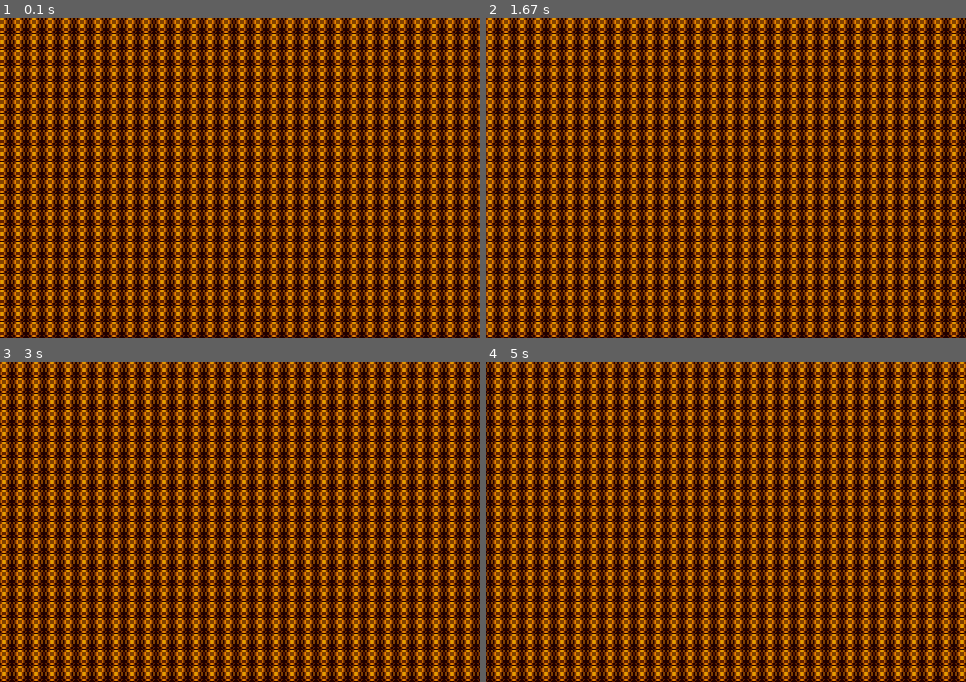
Above: before the commit, frames 1-4 (two rows, left to right).
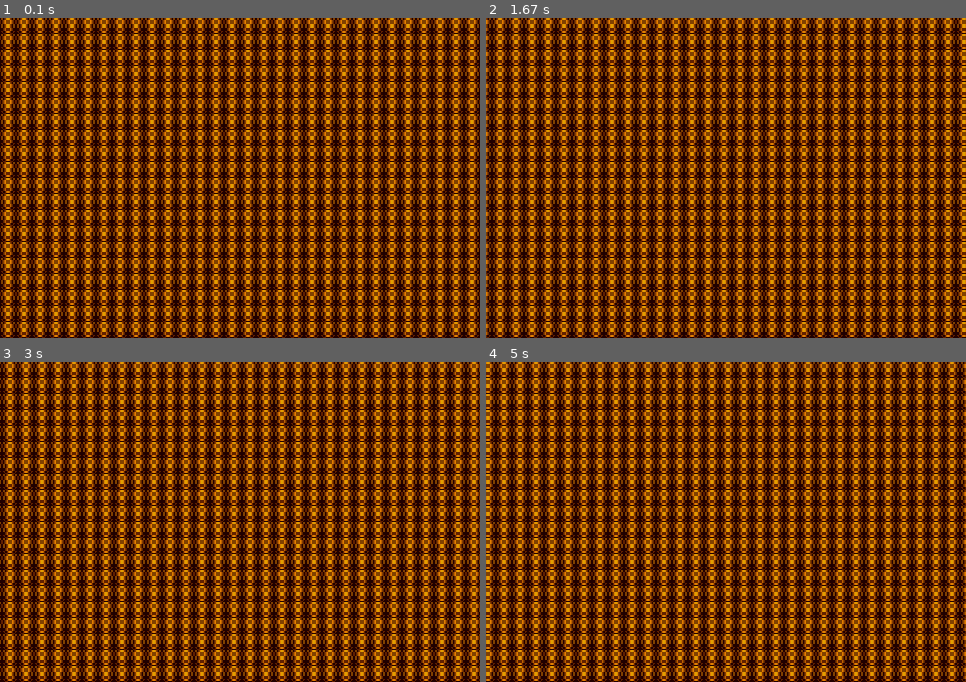
Above: after the commit, the same moments.

Repository: mannion007/pygame-platformer
Game: pygame game, started from game.py
The game is run twice, just before and just after one commit, with the same random seed, the same clock (stepped at 60 frames per second) and the same inputs. The source is Python 2; it was converted automatically to run under Python 3.
Inputs:
- Up to frame 1 (0.1 s): no input
- Up to frame 2 (1.67 s): hold D 0.33-0.8 s; hold D 0.83-1.3 s; hold A from 1.33 s (still down)
- Up to frame 3 (3 s): release A at 1.87 s; hold D 2.33-2.97 s
- Up to frame 4 (5 s): hold A 3-3.47 s; hold D 3.5-3.97 s; hold D 4-4.47 s

The runs differ from the first frame. In frame 1, 91% of the frame differs, in the area x 0-100%, y 0-100%; in frame 2, 91%; in frame 3, 91%; in frame 4, 91%.

Commit message:
Added scrolling controls, added generator function to get array slice of tiles to draw

Diff:
--- a/game.py
+++ b/game.py
@@ -4,39 +4,39 @@
 
 pygame.init()
 
-# Define some colors
-# Load assets
+###################
+### Load assets ###
+###################
 spriteSheet = pygame.image.load("assets/spritesheet.png")
 
-#Config vars
+########################
+### Config Constants ###
+########################
 spriteSheetWidth = 320
 spriteSheetHeight = 272
 screenWidth = 480
 screenHeight = 320
 tileSize = 16
-
 levelWidth = 4800
-
-# for now assume level is horizontal only
 levelHeight = screenHeight
 
+##################
+### Setup game ###
+##################
+screen = pygame.display.set_mode([screenWidth, screenHeight])
+pygame.display.set_caption("My Lovely Game")
+clock = pygame.time.Clock()
+
+###############
+## Variables ##
+###############
+done = False
 pixelsScrolled = 0
 levelPosition = 0
 
-size = (screenWidth, screenHeight)
-
-# build the 2D numpy tile list - Todo, make this pull in a non random array
-tiles = np.ones((levelHeight/tileSize, levelWidth/tileSize), dtype=np.int)
-
-# Game setup
-screen = pygame.display.set_mode(size)
-pygame.display.set_caption("My Lovely Game")
-
-# Loop until the user clicks the close button.
-done = False
-clock = pygame.time.Clock()
-
-# get a tile from the spritesheet by number
+###############
+## Functions ##
+###############
 def getTile(tileNumber):
     row = tileNumber / (spriteSheetWidth/tileSize)
     column = tileNumber % (spriteSheetWidth/tileSize)
@@ -44,46 +44,48 @@
     y = row * tileSize
     return [x,y,tileSize,tileSize]
 
-# Draw the tile array to the screen
+def fetchTiles(startColumn, endColumn):
+    tilesToDraw = tiles[0:screenHeight/tileSize, startColumn:endColumn]
+    for rowCount, row in enumerate(tilesToDraw):
+        for columnCount, column in enumerate(row):
+            yield rowCount, columnCount
+
 def drawScreenTiles(tiles, pixelsScrolled, levelPosition):
-
     startColumn = levelPosition / tileSize
     endColumn = startColumn + (screenWidth / tileSize) + 1
+    tilesToDraw = tiles[0:20, startColumn:endColumn]
+    for rowCount, columnCount in fetchTiles(startColumn, endColumn):
+        screen.blit(spriteSheet, (columnCount * tileSize - pixelsScrolled, rowCount * tileSize), getTile(62))
 
-    tilesToDraw = tiles[0:20, startColumn:endColumn]
 
-    print(startColumn)
-    print(endColumn)
+tiles = np.ones((levelHeight/tileSize, levelWidth/tileSize), dtype=np.int)
 
-    rowCount = 0
-    for row in tilesToDraw:
-        columnCount = 0
-        for column in row:
-            screen.blit(spriteSheet, (columnCount * tileSize - pixelsScrolled, rowCount * tileSize), getTile(62))
-            columnCount += 1
-        rowCount += 1
-
-# Loop as long as done == False
+#################
+### Game loop ###
+#################
 while not done:
 
     for event in pygame.event.get():
         if event.type == pygame.QUIT:
             done = True
 
+    keystate = pygame.key.get_pressed()
+    if keystate[pygame.K_d]:
+        if(levelPosition < levelWidth):
+            levelPosition +=2
+            pixelsScrolled += 2
+            if pixelsScrolled >= tileSize:
+                pixelsScrolled = 0
+    if keystate[pygame.K_a]:
+        if(levelPosition > 0):
+            levelPosition -=2
+            pixelsScrolled -= 2
+            if pixelsScrolled <= 0:
+                pixelsScrolled = tileSize
+
     # All drawing code happens after the for loop and but
     # inside the main while not done loop.
-
-    # Clear the screen and set the screen background
     screen.fill([255,255,255])
-
-    #tilesToDraw = tiles[0:640]
-
-    levelPosition +=1
-
-    pixelsScrolled += 1
-    if pixelsScrolled >= tileSize:
-        pixelsScrolled = 0
-
     drawScreenTiles(tiles, pixelsScrolled, levelPosition)
 
     # Go ahead and update the screen with what we've drawn.
--- /dev/null
+++ b/v1.py
@@ -0,0 +1,98 @@
+import pygame
+from random import randint
+import numpy as np
+
+pygame.init()
+
+# Define some colors
+# Load assets
+spriteSheet = pygame.image.load("assets/spritesheet.png")
+
+#Config vars
+spriteSheetWidth = 320
+spriteSheetHeight = 272
+screenWidth = 480
+screenHeight = 320
+tileSize = 16
+
+levelWidth = 4800
+
+# for now assume level is horizontal only
+levelHeight = screenHeight
+
+pixelsScrolled = 0
+levelPosition = 0
+
+size = (screenWidth, screenHeight)
+
+# build the 2D numpy tile list - Todo, make this pull in a non random array
+tiles = np.ones((levelHeight/tileSize, levelWidth/tileSize), dtype=np.int)
+
+# Game setup
+screen = pygame.display.set_mode(size)
+pygame.display.set_caption("My Lovely Game")
+
+# Loop until the user clicks the close button.
+done = False
+clock = pygame.time.Clock()
+
+# get a tile from the spritesheet by number
+def getTile(tileNumber):
+    row = tileNumber / (spriteSheetWidth/tileSize)
+    column = tileNumber % (spriteSheetWidth/tileSize)
+    x = column * tileSize
+    y = row * tileSize
+    return [x,y,tileSize,tileSize]
+
+# Draw the tile array to the screen
+def drawScreenTiles(tiles, pixelsScrolled, levelPosition):
+
+    startColumn = levelPosition / tileSize
+    endColumn = startColumn + (screenWidth / tileSize) + 1
+
+    tilesToDraw = tiles[0:20, startColumn:endColumn]
+
+    print(startColumn)
+    print(endColumn)
+
+    rowCount = 0
+    for row in tilesToDraw:
+        columnCount = 0
+        for column in row:
+            screen.blit(spriteSheet, (columnCount * tileSize - pixelsScrolled, rowCount * tileSize), getTile(61))
+            columnCount += 1
+        rowCount += 1
+
+# Loop as long as done == False
+while not done:
+
+    for event in pygame.event.get():
+        if event.type == pygame.QUIT:
+            done = True
+
+    # All drawing code happens after the for loop and but
+    # inside the main while not done loop.
+
+    # Clear the screen and set the screen background
+    screen.fill([255,255,255])
+
+    #tilesToDraw = tiles[0:640]
+
+    levelPosition +=1
+
+    pixelsScrolled += 1
+    if pixelsScrolled >= tileSize:
+        pixelsScrolled = 0
+
+    drawScreenTiles(tiles, pixelsScrolled, levelPosition)
+
+    # Go ahead and update the screen with what we've drawn.
+    # This MUST happen after all the other drawing commands.
+    pygame.display.flip()
+
+    # This limits the while loop to a max of 60 times per second.
+    # Leave this out and we will use all CPU we can.
+    clock.tick(60)
+
+# Be IDLE friendly
+pygame.quit()
